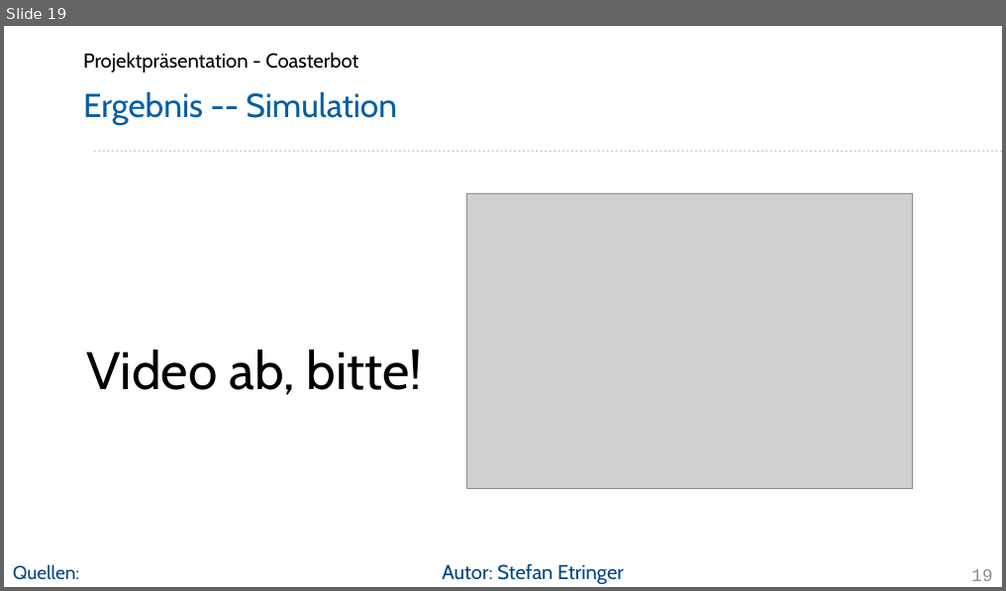
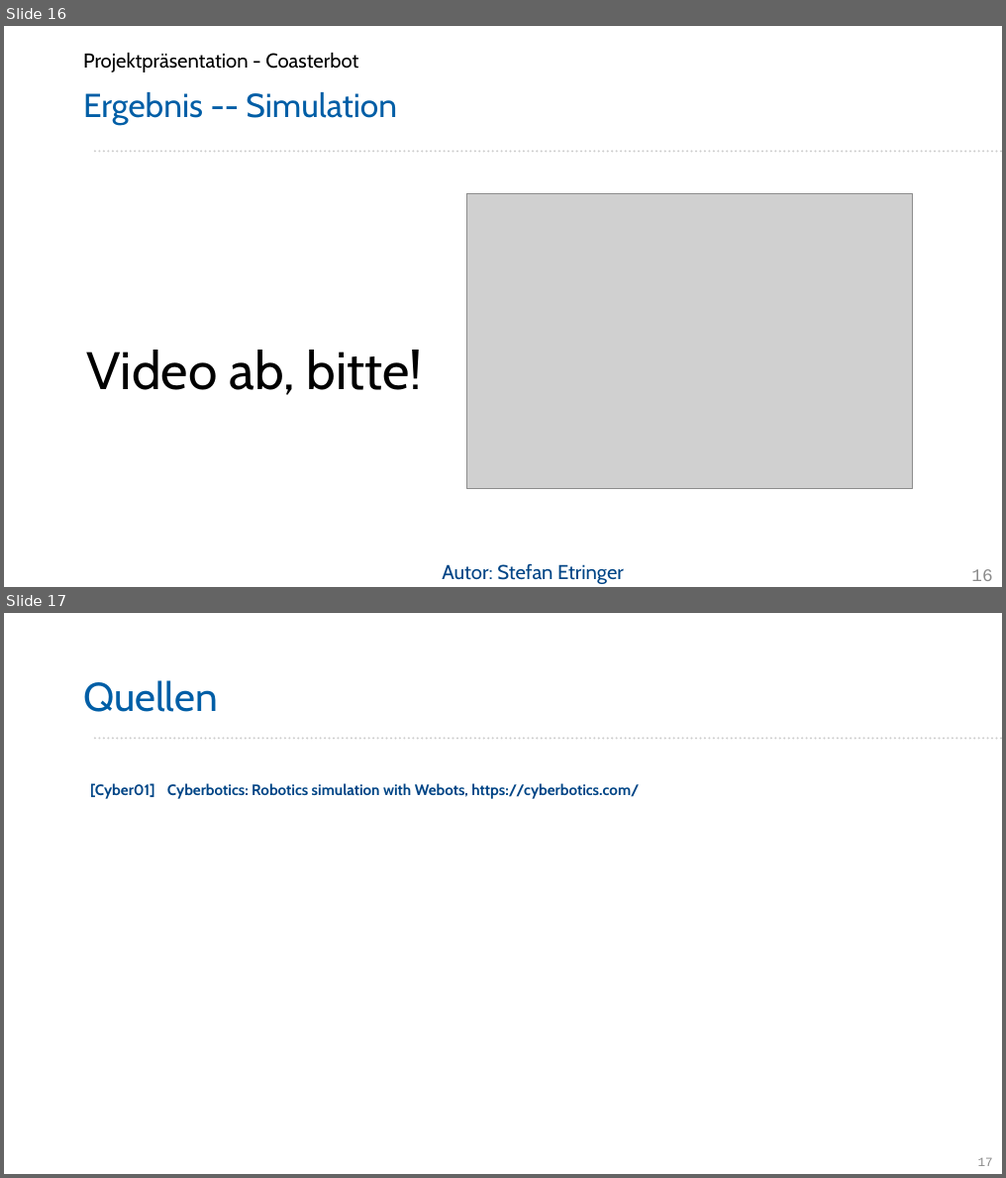
Before and after one commit to Project-CoasterBot/coasterbot, a slide deck: M6_Projekträsentation/se_Projektpräsentation_Coasterbot.odp. Shown one above the other, each under a label of ours: slide 19 before the commit, slides 16 and 17 after it. The pictures are 1006x591 and 1006x1178 pixels, drawn with LibreOffice and Linux fonts; fonts in the diff are those of the drawing; grey boxes stand for pictures; background and template pictures are left out. Boxes give left, top, right and bottom in pixels: in the first picture for what was removed or moved away, otherwise in the second. Text is boxed around its words. In the diff, an @@ line names an element or a change of style, - is before the commit and + after.

```diff
--- a/M6_Projekträsentation/se_Projektpräsentation_Coasterbot.odp
+++ b/M6_Projekträsentation/se_Projektpräsentation_Coasterbot.odp
@@ slide 17 added at box(4, 613, 1002, 1174), background #FFFFFF; not listed: 1 template element that a slide beside it also shows @@
@@ title added at box(83, 680, 218, 712), 32 pt, text #005EA6 @@
+Quellen
@@ table added at box(86, 777, 940, 820), 1 rows, 2 columns @@
+[Cyber01] | Cyberbotics: Robotics simulation with Webots, https://cyberbotics.com/
@@ page number added at box(978, 1157, 993, 1166), 10 pt, text #8C8C8C @@
+17
@@ what was slide 19 is now slide 16 @@
@@ slide 16 changed as well @@
@@ text removed at box(13, 565, 79, 580) @@
-Quellen:
@@ page number at box(971, 570, 992, 581): text changed @@
-19
+16
```
Also in this commit, not shown: 10 other slides changed, 1 other slide added, 5 slides removed.
